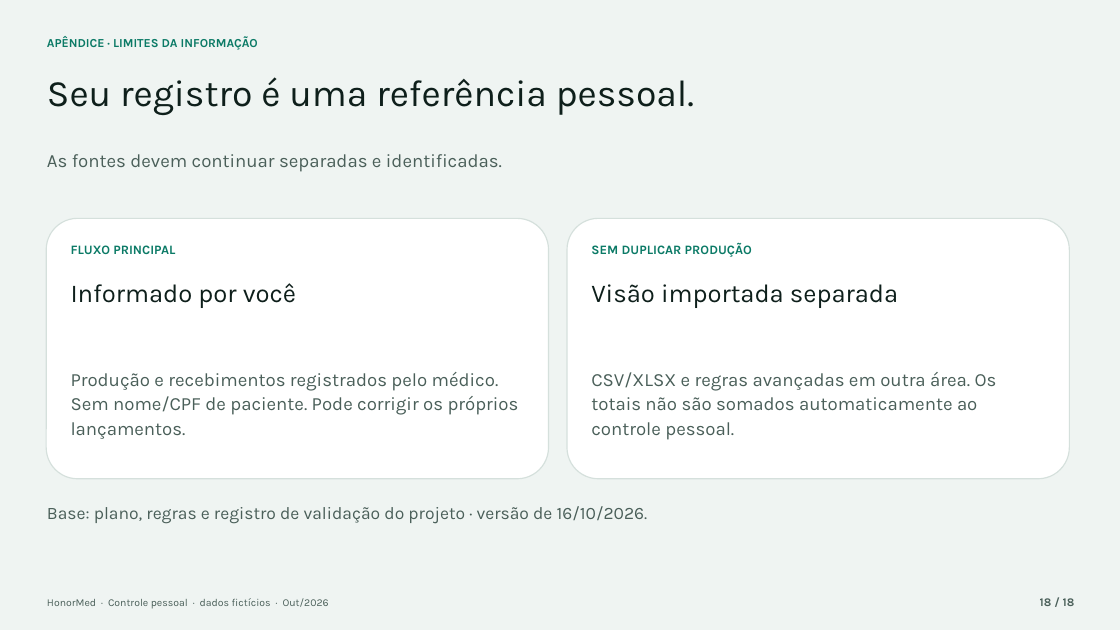
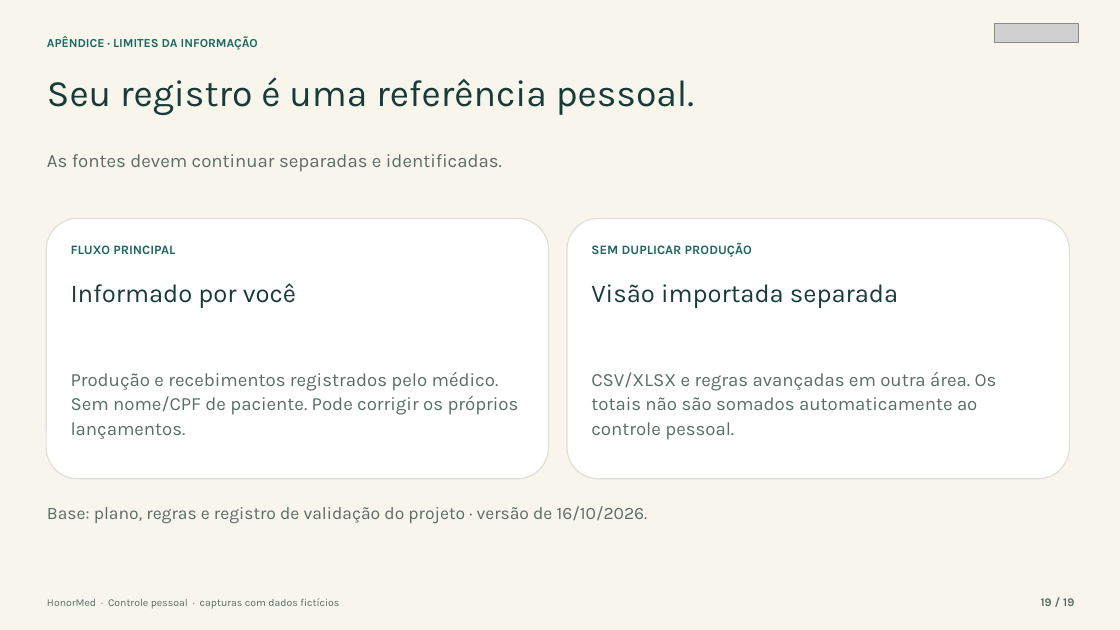
Before and after one commit to Gor0d/HonorMed, a slide deck: slide 19 of docs/apresentacao/HonorMed_Apresentacao_Medicos.pptx (slide 18 before the commit). Drawn at 1120x630 pixels with LibreOffice and Linux fonts; fonts in the diff are those of the drawing; grey boxes stand for pictures. Boxes give left, top, right and bottom in pixels: in the first picture for what was removed or moved away, otherwise in the second. Text is boxed around its words. In the diff, an @@ line names an element or a change of style, - is before the commit and + after.

```diff
--- a/docs/apresentacao/HonorMed_Apresentacao_Medicos.pptx
+++ b/docs/apresentacao/HonorMed_Apresentacao_Medicos.pptx
@@ background #EFF4F2 to #F8F5ED @@
@@ picture added at (995, 24, 1079, 42) @@
@@ rounded rectangle at (46, 218, 549, 479): outline #D5E0DC 1 pt to #DEDFD5 1 pt @@
@@ rounded rectangle at (567, 218, 1070, 479): outline #D5E0DC 1 pt to #DEDFD5 1 pt @@
@@ text colour #0B7A66 to #1C6860 in 3 elements at (47, 36, 258, 50), (71, 245, 175, 254), (591, 242, 752, 257) @@
@@ text colour #0E1F1B to #183B38 in 3 elements at (47, 77, 694, 115), (71, 283, 296, 308), (591, 284, 898, 308) @@
@@ text colour #4A5F59 to #596C66 in 4 elements at (47, 154, 502, 172), (71, 372, 519, 439), (591, 372, 997, 440), (47, 506, 648, 524) @@
@@ text at (47, 598, 339, 609): text changed; text colour #4A5F59 to #596C66 @@
-HonorMed · Controle pessoal · dados fictícios · Out/2026
+HonorMed · Controle pessoal · capturas com dados fictícios
@@ text at (1041, 598, 1074, 606): text changed; text colour #4A5F59 to #596C66 @@
-18 / 18
+19 / 19
```
Also in this commit, not shown: 16 other slides changed, 2 slides added, 1 slide removed, 4 other files.
